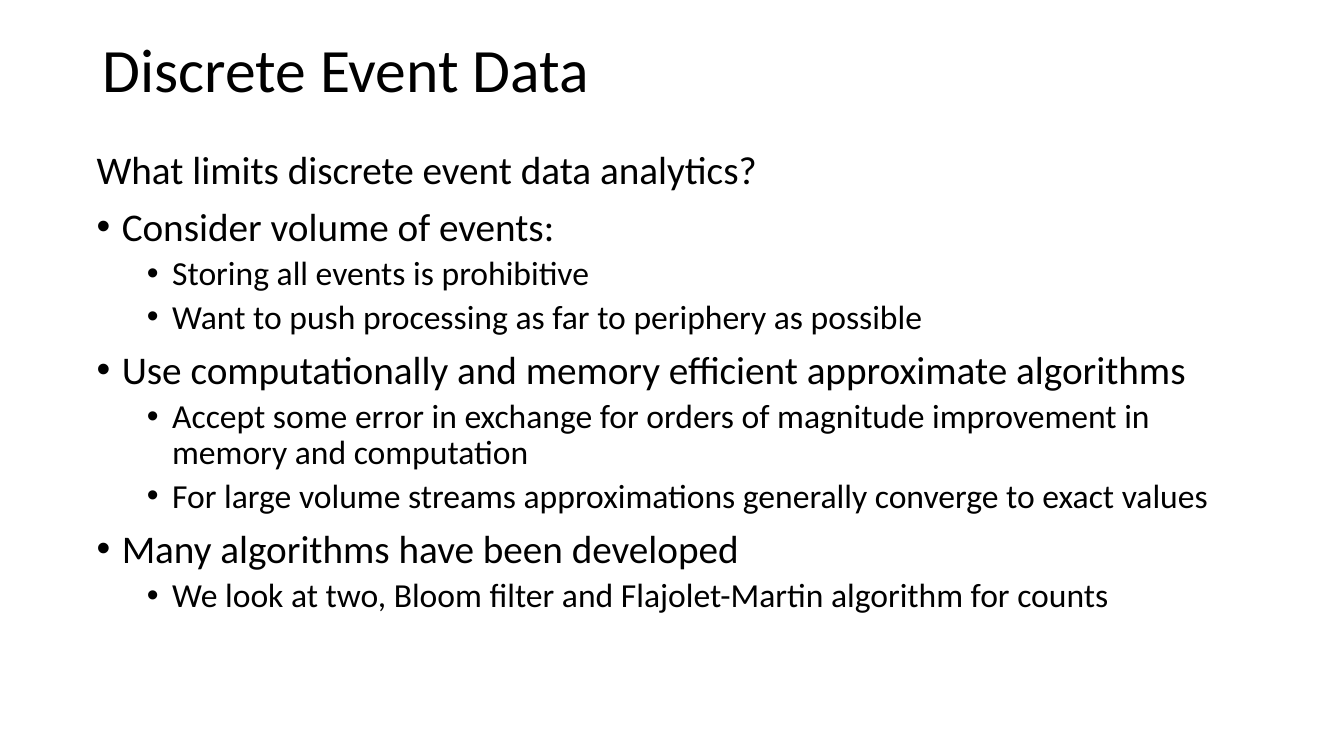
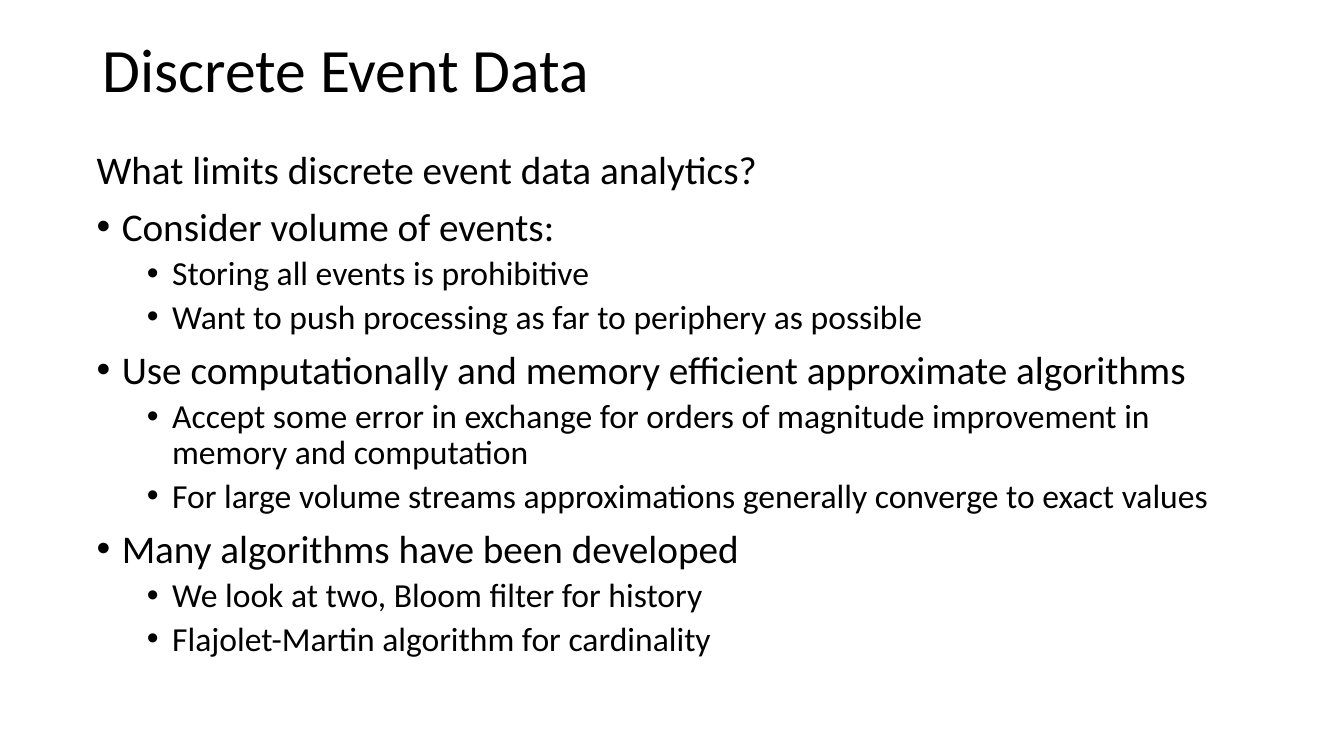
Before and after one commit to StephenElston/CSCI-E-108, a slide deck: slide 27 of slides/3_StreamingAnalytics.pptx. Drawn at 1344x756 pixels with LibreOffice and Linux fonts; fonts in the diff are those of the drawing. Boxes give left, top, right and bottom in pixels: in the first picture for what was removed or moved away, otherwise in the second. Text is boxed around its words. In the diff, an @@ line names an element or a change of style, - is before the commit and + after.

```diff
--- a/slides/3_StreamingAnalytics.pptx
+++ b/slides/3_StreamingAnalytics.pptx
@@ text at bbox=[172, 583, 711, 657]: text changed @@
-  • We look at two, Bloom filter and Flajolet-Martin algorithm for counts
+  • We look at two, Bloom filter for history
+  • Flajolet-Martin algorithm for cardinality
```
Also in this commit, not shown: 3 other slides changed.
